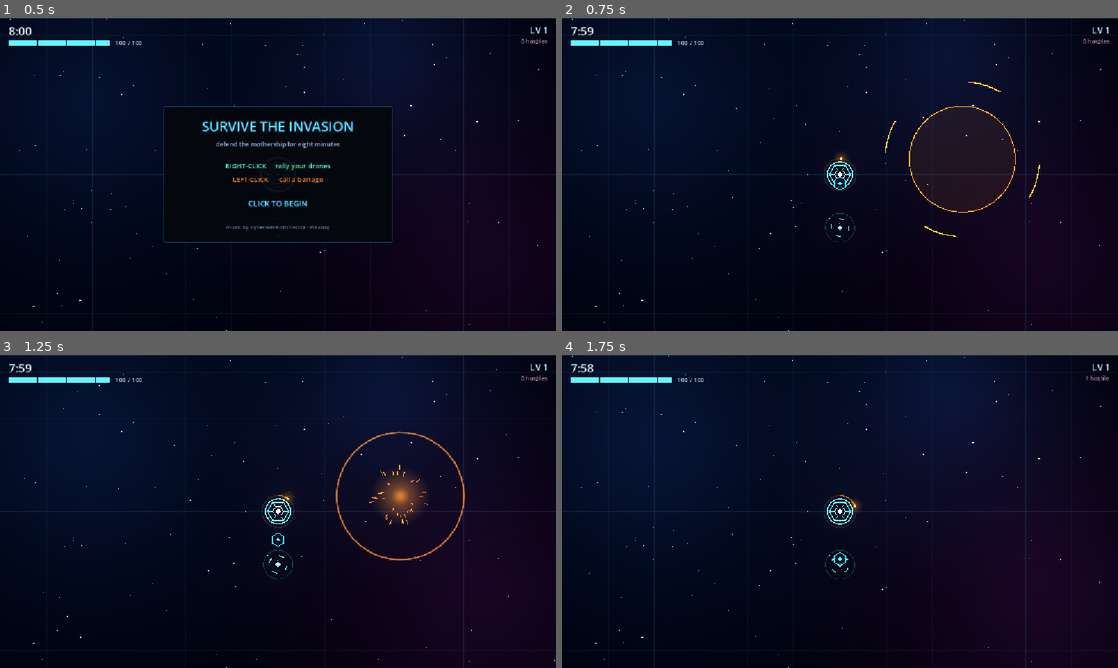
Above: before the commit, frames 1-4 (two rows, left to right).
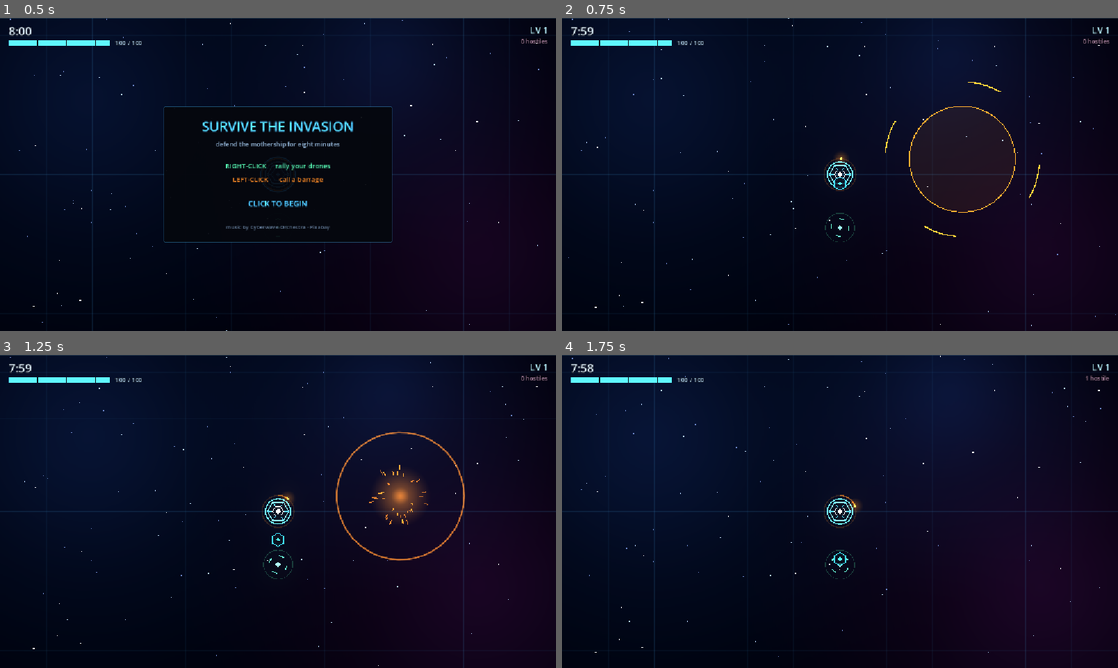
Above: after the commit, the same moments.

Repository: tapiokdev/squadron-concept-game
Game: Godot game, scene res://main.tscn
Same seed, same stepped clock (60 frames per second), same inputs: the game is played once before the commit and once after it.
Inputs (mouse positions are in pixels of both pictures, inside the frame that each line leads up to):
- Up to frame 1 (0.5 s): no input
- Up to frame 2 (0.75 s): tap Enter at 0.5 s; move the mouse to (962, 158) at 0.52 s; click (962, 158) at 0.67 s
- Up to frame 3 (1.25 s): no input
- Up to frame 4 (1.75 s): drag from (728, 527) to (812, 574) at 1.27 s

Frame 1 is identical in both runs. In frame 2, 0.1% of the frame differs, in the area x 1-100%, y 0-100%; in frame 3, 0.1%; in frame 4, 0.1%, in the area x 1-97%, y 0-100%.

Commit message:
Set the sky moving so the mothership reads as under way
The mothership is welded to the centre of the screen and the camera parks
there for the whole run, so travel can only be shown by moving everything
else. The starfield now drifts: stars fall, which reads as the ship holding
a course "up", into the lanes the invasion comes down.

Three layers at 3.5, 8 and 16 px/s. The spread is the whole effect — at one
speed the field slides as a flat sheet and reads as a scrolling texture
rather than as distance. DRIFT is a vector rather than a fixed axis and the
wrap adapts, so the course can be re-aimed without touching the drawing.

Nothing is rebuilt to make it move. The baked points are drawn through a
wrapped draw_set_transform, which costs one extra draw_multiline per layer
and no per-frame allocation, so the backdrop stays the cheap thing it was
built to be.

The navigation grid deliberately stays put. It is the ship's own reference
frame rather than part of the sky, and holding it still is what keeps the
drift readable instead of setting the whole screen adrift; it also keeps the
mothership on an intersection, which is why the grid is anchored where it
is. The nebula stays too — it already breathes, and clouds that far out have
no business parallaxing.

Verified live rather than by eye: wrap tiles came back as [(0,0), (0,-648)]
and the per-layer shifts as 44/100/200px at phase 12.5, exactly the intended
ratios. Driving _phase from 0 by hand with the tree paused moved the stars
and left the grid, the tower and the HUD pixel-identical.

One known limit: the backdrop inherits the default process mode, so the
drift freezes while the tree is paused — the start screen and the level-up
cards. That was already true of the nebula's breathing rather than something
new, but it does mean the start screen sky is completely static.
PROCESS_MODE_ALWAYS would fix both, at the cost of the nebula breathing
during level-up pauses.

Co-Authored-By: Claude Opus 5 <noreply@anthropic.com>

Diff:
--- a/scripts/fx/space_backdrop.gd
+++ b/scripts/fx/space_backdrop.gd
@@ -7,8 +7,12 @@
 ## This covers every pixel on screen on a web build, so it is deliberately
 ## cheap: the starfield and grid are baked into one `PackedVector2Array`
 ## per layer at load and redrawn as a single `draw_multiline` call each,
-## and the whole backdrop is about 30 primitives. The nebula breathes so
-## the screen never looks like a static wallpaper.
+## and the whole backdrop is about 30 primitives. The nebula breathes and
+## the starfield drifts, so the screen never looks like a static wallpaper.
+##
+## Nothing is rebuilt to make the stars move: the baked points are drawn
+## through a wrapped `draw_set_transform`, so the drift costs one extra
+## call per layer and no per-frame allocation.
 
 const GlowTexture = preload("res://scripts/fx/glow_texture.gd")
 const Palette = preload("res://scripts/fx/palette.gd")
@@ -22,11 +26,26 @@
 ## Far, mid, near parallax-ish layers — near stars are longer and bloom.
 @export var star_counts := PackedInt32Array([150, 74, 24])
 
+## Which way the starfield slides. The mothership is welded to the centre
+## of the screen, so travel can only be shown by moving everything else:
+## stars falling read as the ship holding a course "up", into the lanes the
+## invasion comes down. Any direction works — the wrap adapts.
+const DRIFT := Vector2(0.0, 1.0)
+## Pixels per second for the nearest layer. Deliberately a crawl — this is
+## meant to register as depth at the edge of attention, never as something
+## competing with the swarm for the eye.
+const DRIFT_SPEED := 16.0
+## Each layer's share of that speed. The spread is the whole effect: at one
+## speed the field slides as a flat sheet and reads as a scrolling texture
+## rather than as distance.
+const STAR_DRIFT := [0.22, 0.5, 1.0]
+
 var _size := Vector2.ZERO
 var _star_layers: Array[PackedVector2Array] = []
 var _grid_minor := PackedVector2Array()
 var _grid_major := PackedVector2Array()
 var _clouds: Array[Dictionary] = []
+var _wrap_tiles: Array[Vector2] = []
 var _nebula_tex: GradientTexture2D
 var _phase := 0.0
 
@@ -48,6 +67,7 @@
 func _rebuild() -> void:
 	_size = get_viewport_rect().size
 	_build_stars()
+	_build_wrap_tiles()
 	_build_grid()
 	_build_clouds()
 	queue_redraw()
@@ -65,6 +85,19 @@
 			points.append(origin)
 			points.append(origin + Vector2(float(STAR_LENGTHS[layer]), 0.0))
 		_star_layers.append(points)
+
+## A drifting layer has to be redrawn at every wrap offset that can still
+## reach the screen: one trailing copy per axis it moves along, plus the
+## diagonal if it moves along both. `fposmod` pulls the live offset back
+## inside one screen whatever the sign of DRIFT, so the trailing copy is
+## always exactly one screen behind. Built per resize, not per frame.
+func _build_wrap_tiles() -> void:
+	var steps_x: Array = [0.0] if is_zero_approx(DRIFT.x) else [0.0, -_size.x]
+	var steps_y: Array = [0.0] if is_zero_approx(DRIFT.y) else [0.0, -_size.y]
+	_wrap_tiles.clear()
+	for x: float in steps_x:
+		for y: float in steps_y:
+			_wrap_tiles.append(Vector2(x, y))
 
 func _build_grid() -> void:
 	_grid_minor = PackedVector2Array()
@@ -121,12 +154,30 @@
 		draw_multiline(_grid_minor, Palette.GRID_MINOR, 1.0)
 	if not _grid_major.is_empty():
 		draw_multiline(_grid_major, Palette.GRID_MAJOR, 1.0)
+	_draw_stars()
+
+## The grid deliberately stays put while the stars move: it is the ship's
+## own reference frame rather than part of the sky, and holding it still is
+## what keeps the drift readable instead of setting the whole screen adrift.
+func _draw_stars() -> void:
 	for layer in _star_layers.size():
 		var color: Color = STAR_COLORS[layer]
 		# Only the nearest layer is bright enough to bloom.
 		if layer == _star_layers.size() - 1:
 			color = Palette.hot(color, 1.5)
-		draw_multiline(_star_layers[layer], color, float(STAR_WIDTHS[layer]))
+		var shift := _drift_shift(layer)
+		for tile in _wrap_tiles:
+			draw_set_transform(shift + tile)
+			draw_multiline(_star_layers[layer], color, float(STAR_WIDTHS[layer]))
+	# Stars happen to be drawn last, but leaving a live transform behind is
+	# a trap for whatever gets added after them.
+	draw_set_transform(Vector2.ZERO)
+
+## How far a layer has slid this frame, wrapped into one screen so the
+## offset never grows without bound and the field never runs out of stars.
+func _drift_shift(layer: int) -> Vector2:
+	var offset := DRIFT * (_phase * DRIFT_SPEED * float(STAR_DRIFT[layer]))
+	return Vector2(fposmod(offset.x, _size.x), fposmod(offset.y, _size.y))
 
 func _draw_nebula() -> void:
 	if _nebula_tex == null:
